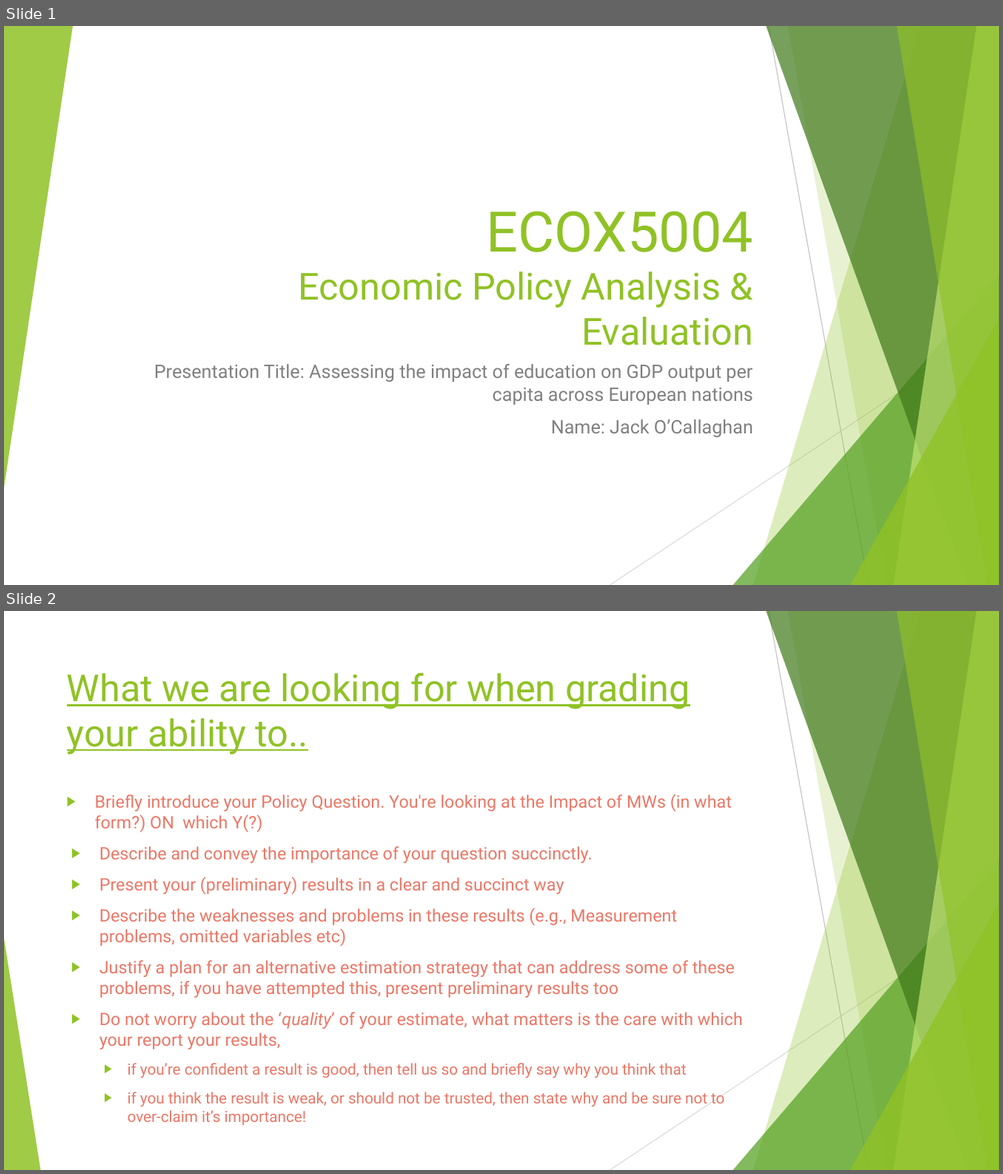
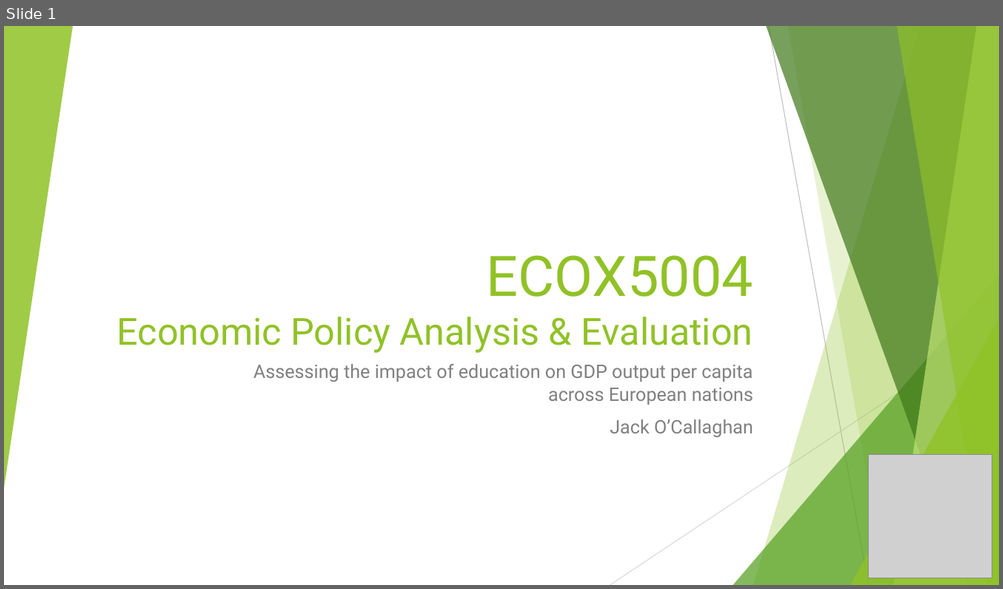
Before and after one commit to jack-n-ocallaghan/ecox-5004-analysis, a slide deck: ECOX5004 Pres 2 Proforma Slides - Jack O'Callaghan.pptx. Shown one above the other, each under a label of ours: slides 1 and 2 before the commit, slide 1 after it. The pictures are 1003x1174 and 1003x589 pixels, drawn with LibreOffice and Linux fonts; fonts in the diff are those of the drawing; grey boxes stand for pictures. Boxes give left, top, right and bottom in pixels: in the first picture for what was removed or moved away, otherwise in the second. Text is boxed around its words. In the diff, an @@ line names an element or a change of style, - is before the commit and + after.

```diff
--- a/ECOX5004 Pres 2 Proforma Slides - Jack O'Callaghan.pptx
+++ b/ECOX5004 Pres 2 Proforma Slides - Jack O'Callaghan.pptx
@@ slide 2 removed at bbox=[4, 611, 999, 1170], background #FFFFFF; not listed: 9 template elements that a slide beside it also shows @@
@@ title removed at bbox=[67, 672, 689, 755] @@
-What we are looking for when grading
-your ability to..
@@ text removed at bbox=[95, 794, 743, 1108] @@
-▶ Briefly introduce your Policy Question. You're looking at the Impact of MWs (in what form?) ON which Y(?)
-▶ Describe and convey the importance of your question succinctly.
-▶ Present your (preliminary) results in a clear and succinct way
-▶ Describe the weaknesses and problems in these results (e.g., Measurement problems, omitted variables etc)
-▶ Justify a plan for an alternative estimation strategy that can address some of these problems, if you have attempted this, present preliminary results too
-▶ Do not worry about the ‘quality’ of your estimate, what matters is the care with which your report your results,
-  ▶ if you’re confident a result is good, then tell us so and briefly say why you think that
-  ▶ if you think the result is weak, or should not be trusted, then state why and be sure not to over-claim it’s importance!
@@ triangle removed at bbox=[4, 939, 40, 1170] @@
@@ slide 1 changed as well @@
@@ title "ECOX5004 Economic Policy Analysis & ..." rewrapped from bbox=[298, 211, 754, 346] to bbox=[116, 255, 754, 353] @@
@@ subtitle at bbox=[253, 364, 753, 437]: text changed @@
-Presentation Title: Assessing the impact of education on GDP output per capita across European nations
-Name: Jack O’Callaghan
+Assessing the impact of education on GDP output per capita across European nations
+Jack O’Callaghan
@@ picture added at bbox=[868, 455, 992, 579] @@
```
Also in this commit, not shown: 7 other slides changed.
